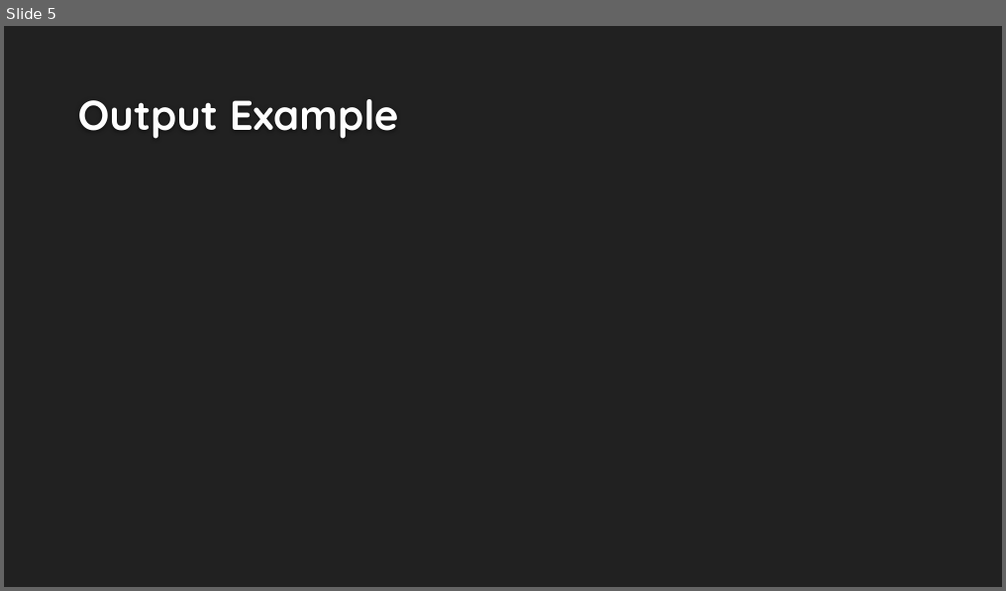
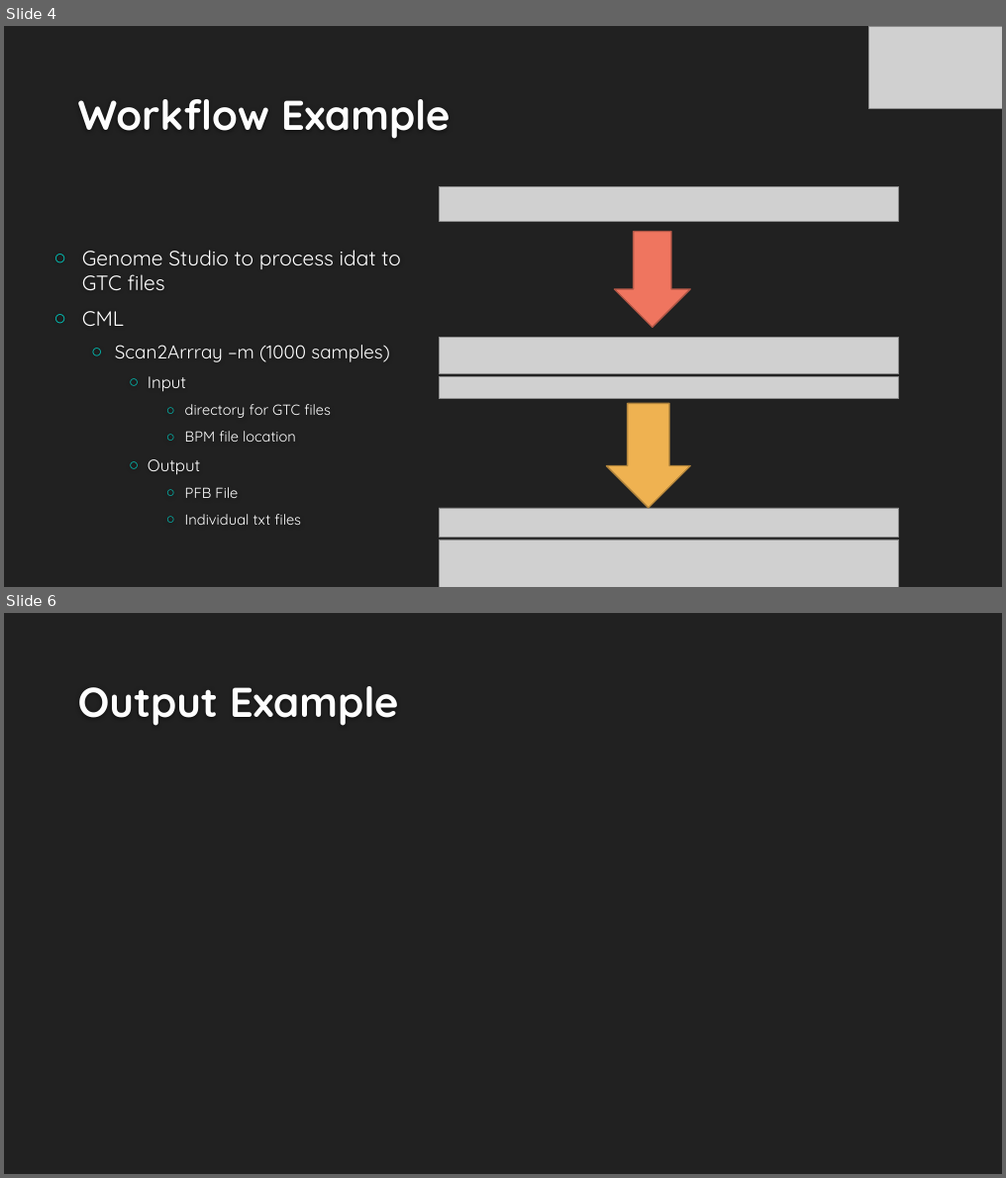
Before and after one commit to NCBI-Hackathons/Scan2CNV, a slide deck: files/Final_Present.pptx. Shown one above the other, each under a label of ours: slide 5 before the commit, slides 4 and 6 after it; the slides between them are not shown. The pictures are 1006x591 and 1006x1178 pixels, drawn with LibreOffice and Linux fonts; fonts in the diff are those of the drawing; grey boxes stand for pictures; background and template pictures are left out. Boxes give left, top, right and bottom in pixels: in the first picture for what was removed or moved away, otherwise in the second. Text is boxed around its words. In the diff, an @@ line names an element or a change of style, - is before the commit and + after.

Commit message:
Add files via upload
updated final present with workflow and logo

```diff
--- a/files/Final_Present.pptx
+++ b/files/Final_Present.pptx
@@ slide 4 added at (4, 26, 1002, 587), background #212121 @@
@@ picture added at (869, 26, 1002, 108) @@
@@ title added at (78, 99, 450, 139), 40 pt, text #FEFEFE, bold @@
+Workflow Example
@@ picture added at (439, 187, 899, 221) @@
@@ down arrow added at (614, 232, 690, 328), fill #EF755F, outline #B15746 1.25 pt @@
@@ text added at (82, 250, 401, 525), 14 pt, text #FFFFFF @@
+○ Genome Studio to process idat to GTC files
+○ CML
+  ○ Scan2Arrray –m (1000 samples)
+    ○ Input
+      ○ directory for GTC files
+      ○ BPM file location
+    ○ Output
+      ○ PFB File
+      ○ Individual txt files
@@ picture added at (439, 338, 899, 374) @@
@@ picture added at (439, 377, 899, 399) @@
@@ down arrow added at (607, 403, 690, 508), fill #EFB251, outline #B1843C 1.25 pt @@
@@ picture added at (439, 508, 899, 537) @@
@@ picture added at (439, 540, 899, 587) @@
@@ what was slide 5 is now slide 6 @@
```
Also in this commit, not shown: 2 slides changed, 2 other slides added, 2 slides removed.
